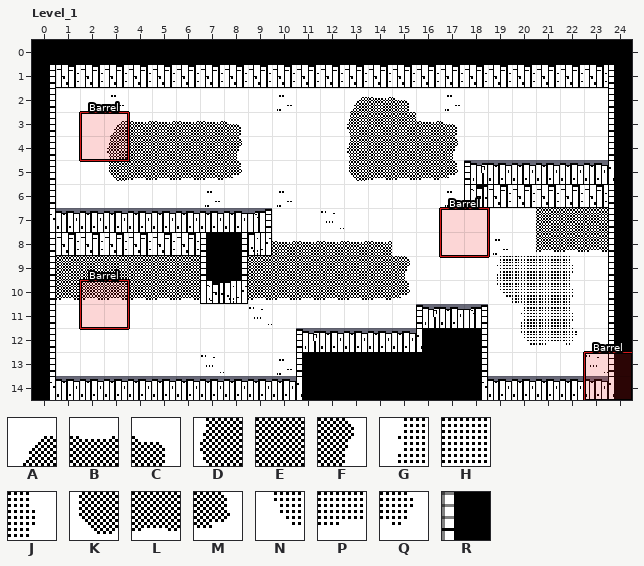
A LDtk project gets an edit: Steamroller/source/levels/world.ldtk. Above: the version before the commit.
Cells are 16x16 px. Shown: Level_1 x 0..24, y 0..14. The commit also changed other parts of the map, which this record leaves out.
Key: from "Ground_table_16_16": A 0, B 1, C 2, D 8, E 9, F 10, G 11, H 12, J 13, K 16, L 17, M 18, N 19, P 20, Q 21; from "Walls": R 1.
_ is an empty cell.
Layer "Walls" before, first column x 0:
 0 RRRRRRRRRRRRRRRRRRRRRRRRR
 1 RRRRRRRRRRRRRRRRRRRRRRRRR
 2 R_______________________R
 3 R_______________________R
 4 R_______________________R
 5 R_________________RRRRRRR
 6 R_________________RRRRRRR
 7 RRRRRRRRRR______________R
 8 RRRRRRRRRR______________R
 9 R______RR_______________R
10 R______RR_______________R
11 R_______________RRR_____R
12 R__________RRRRRRRR_____R
13 R__________RRRRRRRR_____R
14 RRRRRRRRRRRRRRRRRRRRRRRRR
Layer "Props" before, first column x 0:
 0 _________________________
 1 _________________________
 2 _____________ABC_________
 3 ___ABBBBC____DEEBC_______
 4 ___DEEEEF____DEEEF_______
 5 ___KLLLLM____KLLLM_______
 6 _________________________
 7 _____________________EEE_
 8 __________BBBBB______LLL_
 9 _EEEEEE__EEEEEEF___GHHJ__
10 _LLLLLL__LLLLLLM___NHHJ__
11 ____________________GHJ__
12 ____________________NPQ__
13 _________________________
14 _________________________
After the commit:
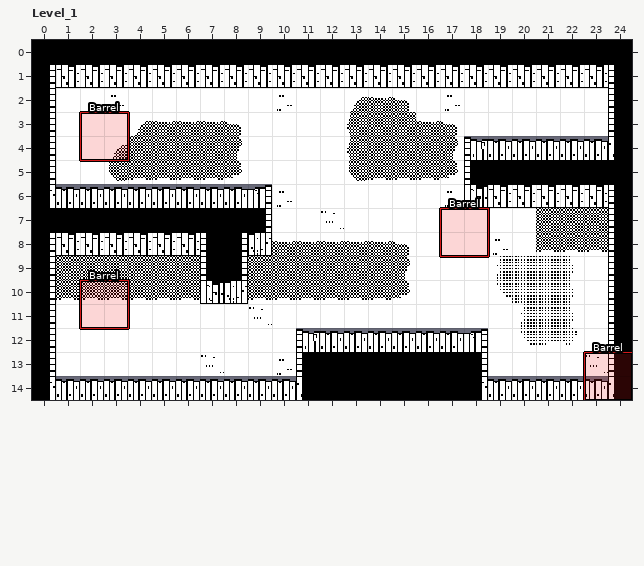
The edit:
Layer "Walls":
Tile R now appears in row 4 at x 18 to 23; in row 6 at x 1 to 9.
Tile R is gone in row 11 at x 16 to 18.
Layer "Props":
The author changed tile B to tile A in row 3 at x 4.
The author changed tile D to tile A in row 4 at x 3.
Tile C now appears in row 8 at x 15.
Tile A is gone in row 3 at x 3.
